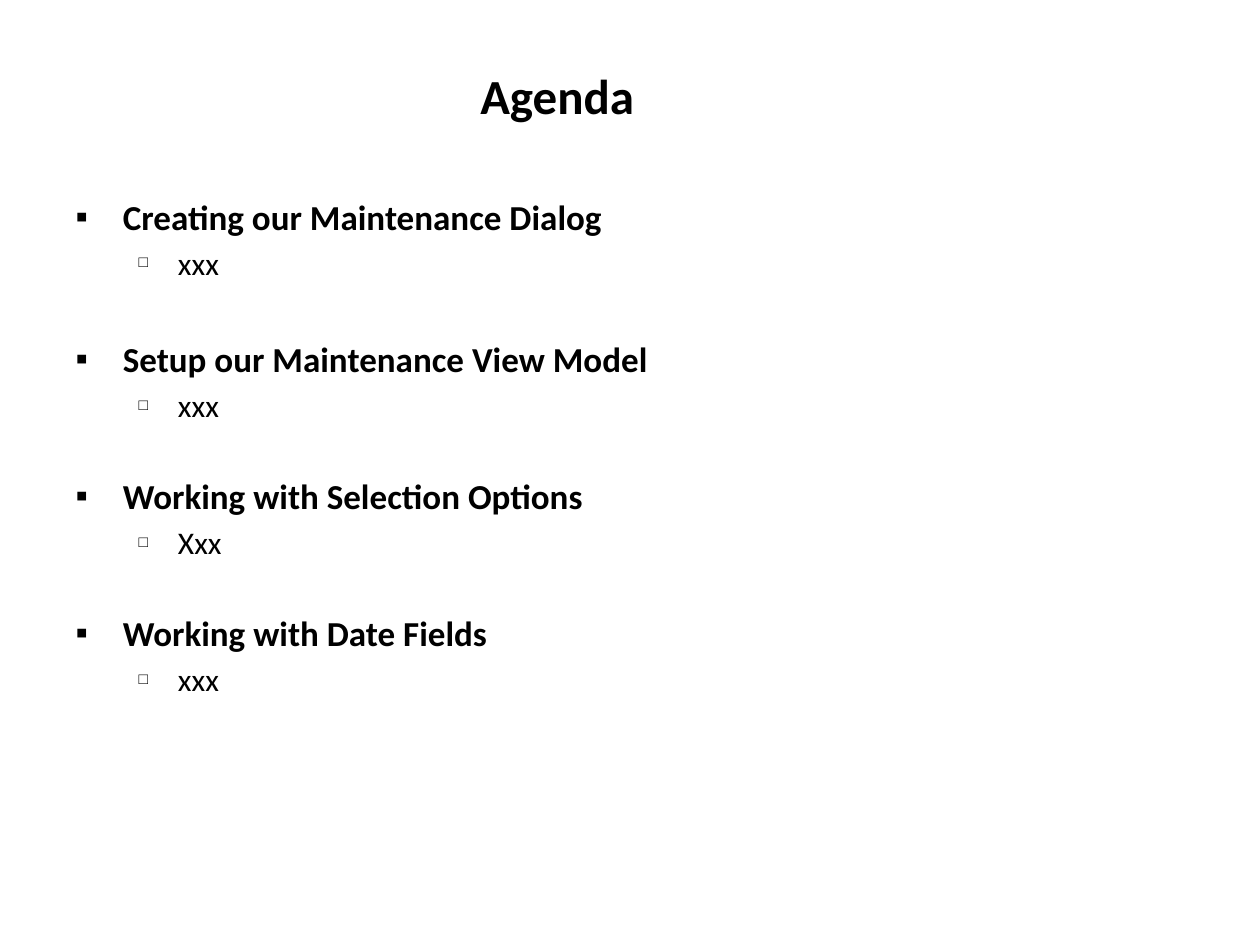
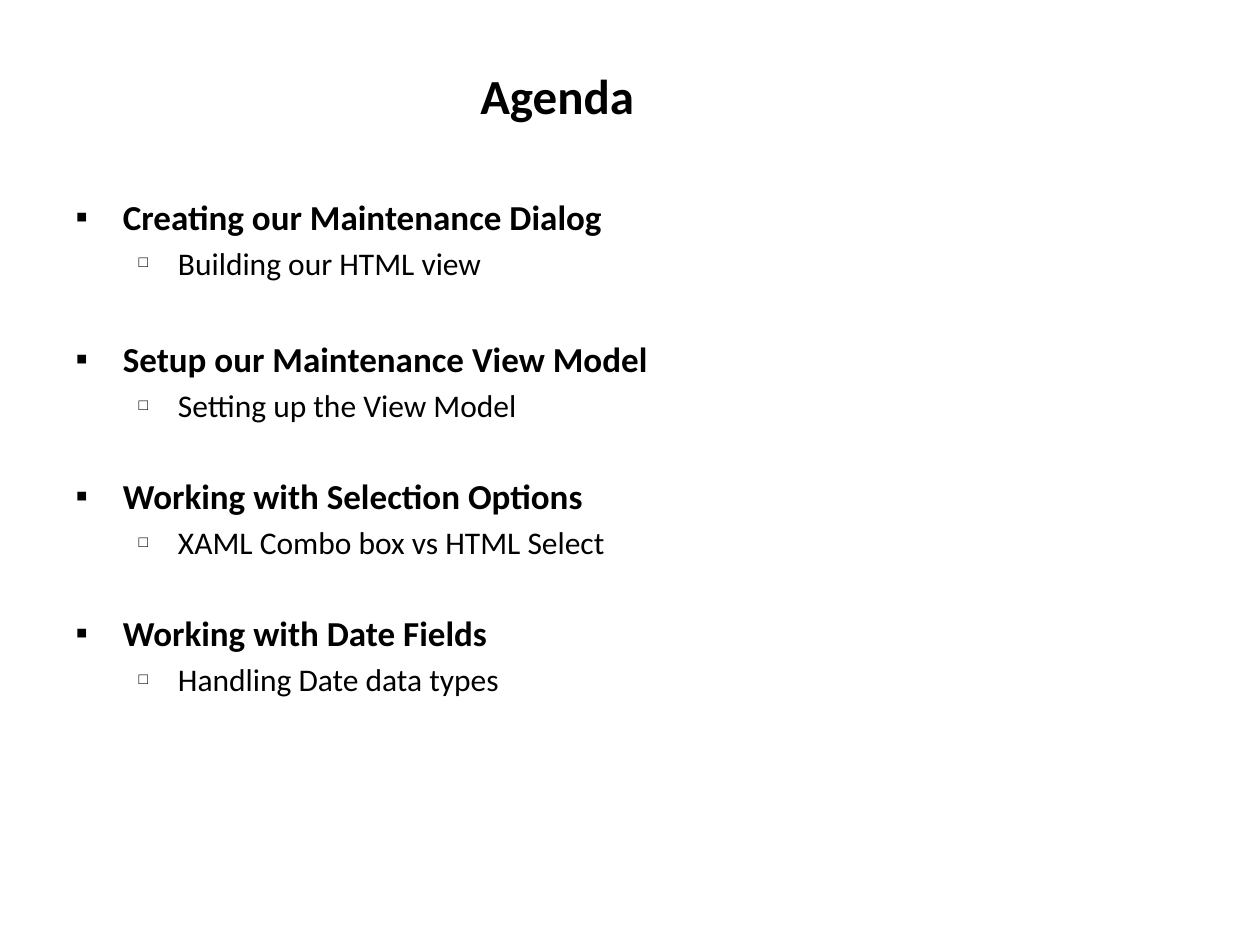
Before and after one commit to derikwhittaker/Pluarsight.XamlToHtml, a slide deck: slide 2 of Modules/04.TaskEditScreen.InitialSetup/04.TaskEditScreen.InitialSetup.pptx. Drawn at 1260x945 pixels with LibreOffice and Linux fonts; fonts in the diff are those of the drawing. Boxes give left, top, right and bottom in pixels: in the first picture for what was removed or moved away, otherwise in the second. Text is boxed around its words. In the diff, an @@ line names an element or a change of style, - is before the commit and + after.

```diff
--- a/Modules/04.TaskEditScreen.InitialSetup/04.TaskEditScreen.InitialSetup.pptx
+++ b/Modules/04.TaskEditScreen.InitialSetup/04.TaskEditScreen.InitialSetup.pptx
@@ text at (178,253,481,281): text changed @@
-  □ xxx
+  □ Building our HTML view
@@ text at (178,395,516,423): text changed @@
-  □ xxx
+  □ Setting up the View Model
@@ text at (178,532,605,555): text changed @@
-  □ Xxx
+  □ XAML Combo box vs HTML Select
@@ text at (178,669,498,697): text changed @@
-  □ xxx
+  □ Handling Date data types
```
Also in this commit, not shown: 1 other slide changed, 10 slides added, 8 slides removed, 20 other files.
